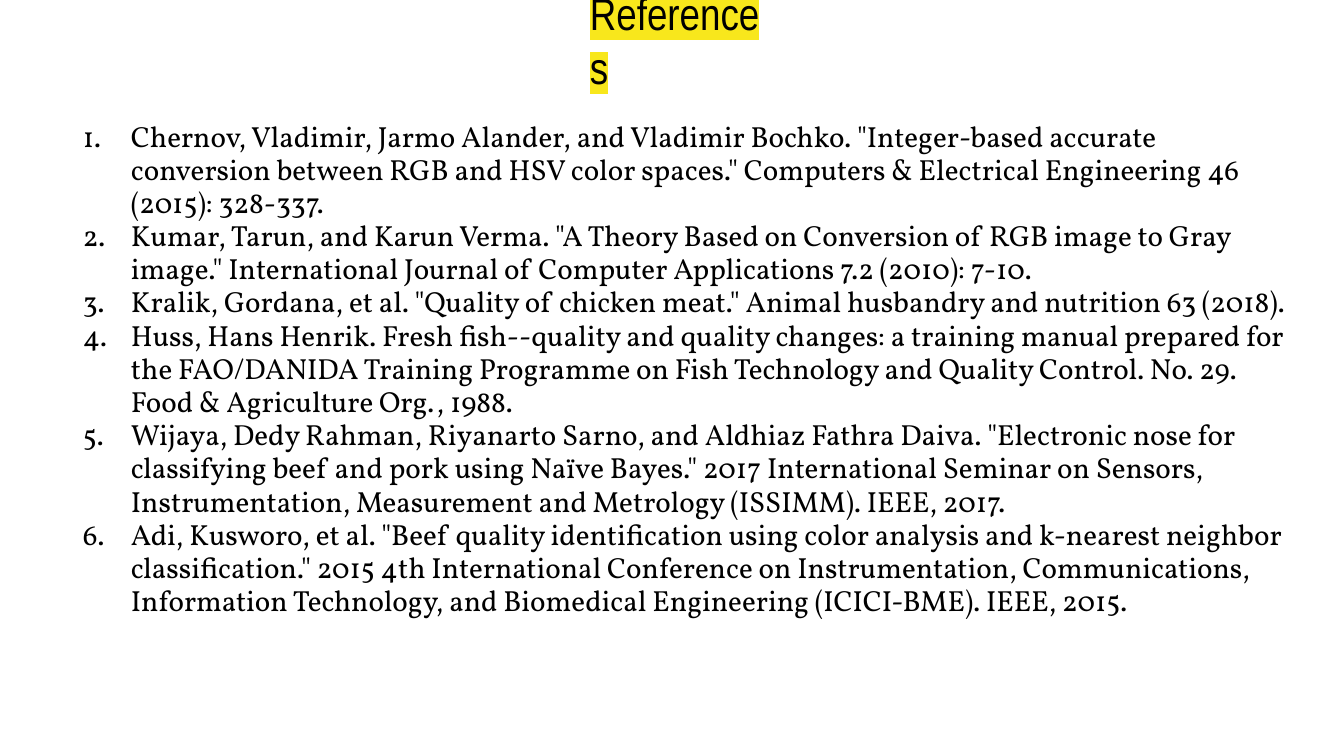
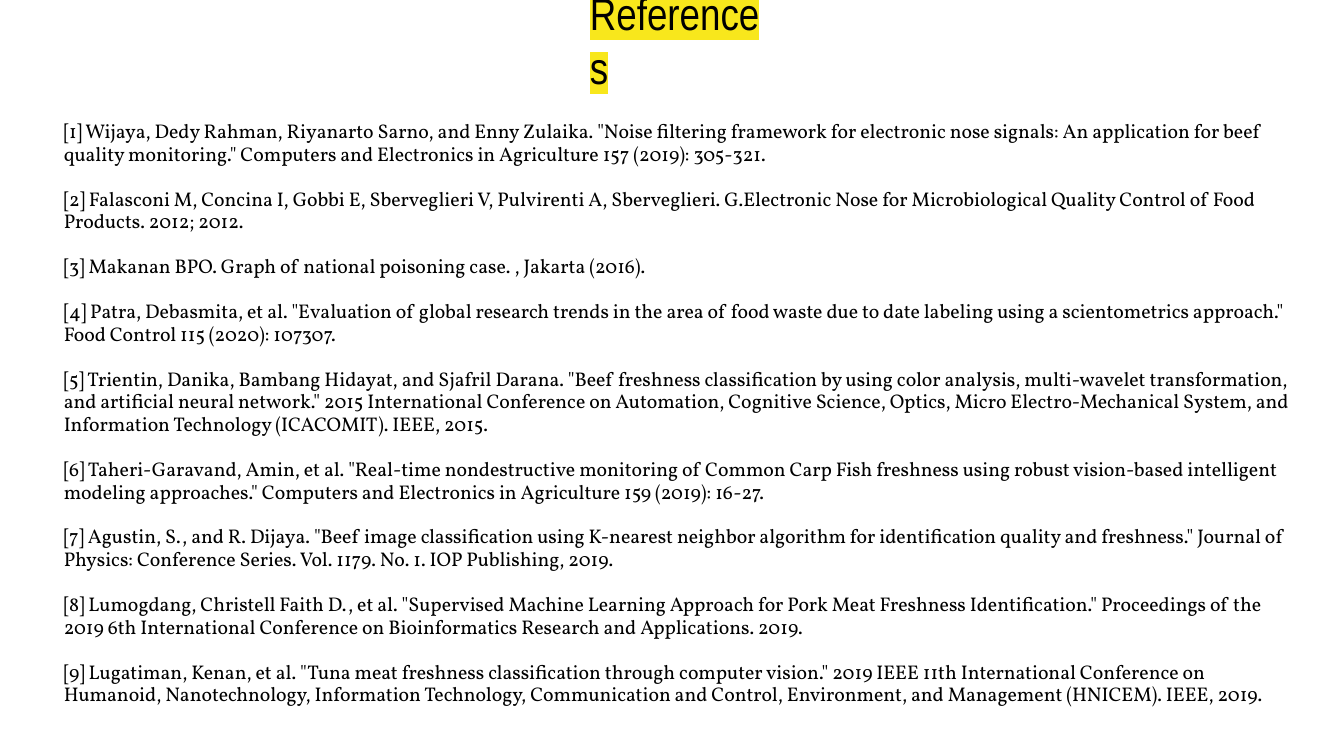
Before and after one commit to DebRC/Meat-Quality-Gradation-Research-Project-2023, a slide deck: slide 29 of Report-Paper-Survey/8th Semester/Report-Presentation.pptx (slide 16 before the commit). Drawn at 1344x756 pixels with LibreOffice and Linux fonts; fonts in the diff are those of the drawing. Boxes give left, top, right and bottom in pixels: in the first picture for what was removed or moved away, otherwise in the second. Text is boxed around its words. In the diff, an @@ line names an element or a change of style, - is before the commit and + after.

Commit message:
Added Presentation

```diff
--- a/Report-Paper-Survey/8th Semester/Report-Presentation.pptx
+++ b/Report-Paper-Survey/8th Semester/Report-Presentation.pptx
@@ text at [64, 123, 1289, 707]: text changed; size 15.6 to 10.6 pt @@
-1. Chernov, Vladimir, Jarmo Alander, and Vladimir Bochko. "Integer-based accurate conversion between RGB and HSV color spaces." Computers & Electrical Engineering 46 (2015): 328-337.
-2. Kumar, Tarun, and Karun Verma. "A Theory Based on Conversion of RGB image to Gray image." International Journal of Computer Applications 7.2 (2010): 7-10.
-3. Kralik, Gordana, et al. "Quality of chicken meat." Animal husbandry and nutrition 63 (2018).
-4. Huss, Hans Henrik. Fresh fish--quality and quality changes: a training manual prepared for the FAO/DANIDA Training Programme on Fish Technology and Quality Control. No. 29. Food & Agriculture Org., 1988.
-5. Wijaya, Dedy Rahman, Riyanarto Sarno, and Aldhiaz Fathra Daiva. "Electronic nose for classifying beef and pork using Naïve Bayes." 2017 International Seminar on Sensors, Instrumentation, Measurement and Metrology (ISSIMM). IEEE, 2017.
-6. Adi, Kusworo, et al. "Beef quality identification using color analysis and k-nearest neighbor classification." 2015 4th International Conference on Instrumentation, Communications, Information Technology, and Biomedical Engineering (ICICI-BME). IEEE, 2015.
+[1] Wijaya, Dedy Rahman, Riyanarto Sarno, and Enny Zulaika. "Noise filtering framework for electronic nose signals: An application for beef quality monitoring." Computers and Electronics in Agriculture 157 (2019): 305-321.
+[2] Falasconi M, Concina I, Gobbi E, Sberveglieri V, Pulvirenti A, Sberveglieri. G.Electronic Nose for Microbiological Quality Control of Food Products. 2012; 2012.
+[3] Makanan BPO. Graph of national poisoning case. , Jakarta (2016).
+[4] Patra, Debasmita, et al. "Evaluation of global research trends in the area of food waste due to date labeling using a scientometrics approach." Food Control 115 (2020): 107307.
+[5] Trientin, Danika, Bambang Hidayat, and Sjafril Darana. "Beef freshness classification by using color analysis, multi-wavelet transformation, and artificial neural network." 2015 International Conference on Automation, Cognitive Science, Optics, Micro Electro-Mechanical System, and Information Technology (ICACOMIT). IEEE, 2015.
+[6] Taheri-Garavand, Amin, et al. "Real-time nondestructive monitoring of Common Carp Fish freshness using robust vision-based intelligent modeling approaches." Computers and Electronics in Agriculture 159 (2019): 16-27.
+[7] Agustin, S., and R. Dijaya. "Beef image classification using K-nearest neighbor algorithm for identification quality and freshness." Journal of Physics: Conference Series. Vol. 1179. No. 1. IOP Publishing, 2019.
+[8] Lumogdang, Christell Faith D., et al. "Supervised Machine Learning Approach for Pork Meat Freshness Identification." Proceedings of the 2019 6th International Conference on Bioinformatics Research and Applications. 2019.
+[9] Lugatiman, Kenan, et al. "Tuna meat freshness classification through computer vision." 2019 IEEE 11th International Conference on Humanoid, Nanotechnology, Information Technology, Communication and Control, Environment, and Management (HNICEM). IEEE, 2019.
```
Also in this commit, not shown: 5 other slides changed, 19 slides added, 5 slides removed, 1 other file.
